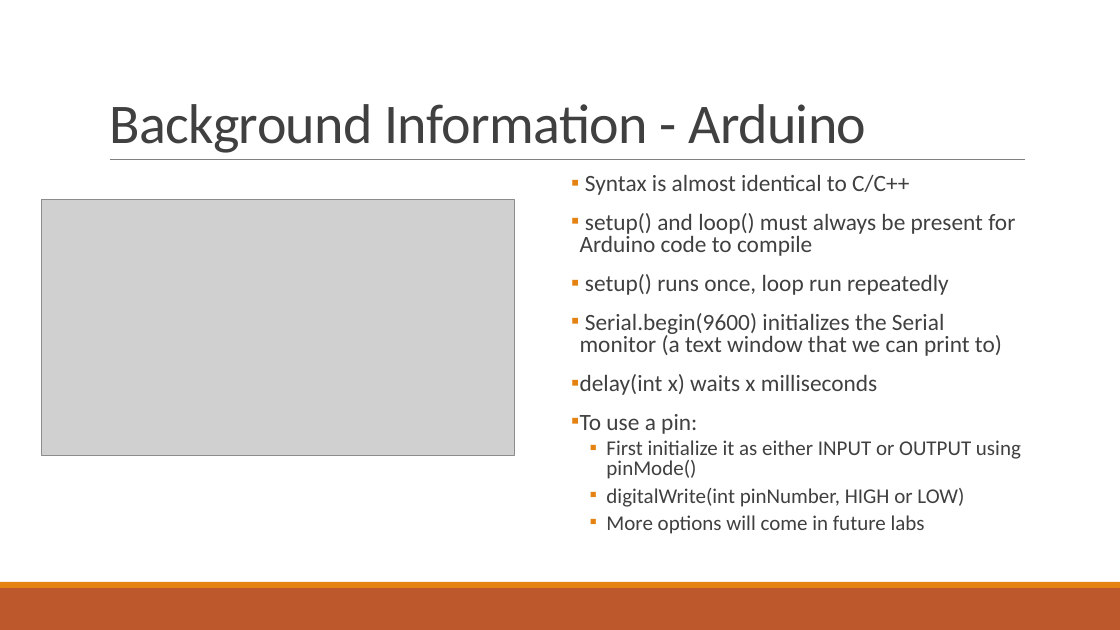
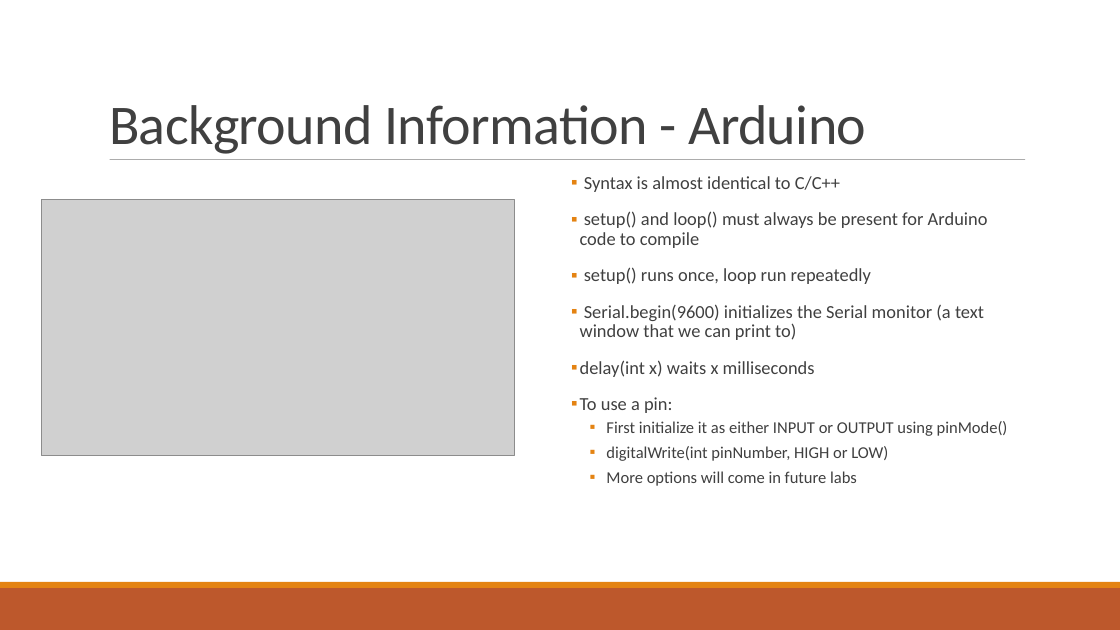
Before and after one commit to RyanZurrin/cs341, a slide deck: slide 11 of Lab 1/CS 341 Lab introduction.pptx. Drawn at 1120x630 pixels with LibreOffice and Linux fonts; fonts in the diff are those of the drawing; grey boxes stand for pictures. Boxes give left, top, right and bottom in pixels: in the first picture for what was removed or moved away, otherwise in the second. Text is boxed around its words. In the diff, an @@ line names an element or a change of style, - is before the commit and + after.

```diff
--- a/Lab 1/CS 341 Lab introduction.pptx
+++ b/Lab 1/CS 341 Lab introduction.pptx
@@ line (110, 160) - (1026, 160): stroke #808080 0.5 pt to #808080 0.51 pt @@
@@ text "Syntax is almost identical to ..." at box(580, 176, 1008, 486): size 20 to 15.8 pt in "Syntax is almost identical to C/C++", "setup() and loop() must always be present ...", "setup() runs once, loop run repeatedly", "Serial.begin(9600) initializes the Serial monitor (a text ..." and 2 more places; size 18 to 14.2 pt in "First initialize it as either INPUT or ...", "digitalWrite(int pinNumber, HIGH or LOW)", "More options will come in future labs"; line spacing 0.8 to 0.9 @@
```
Also in this commit, not shown: 10 other slides changed, 1 other file.
